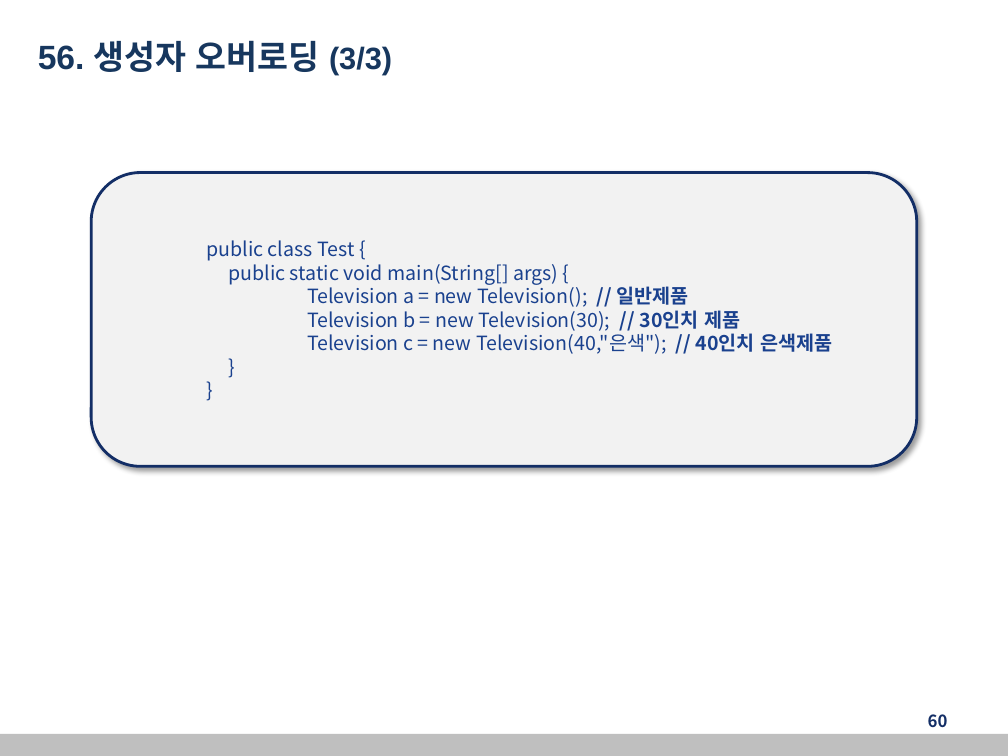
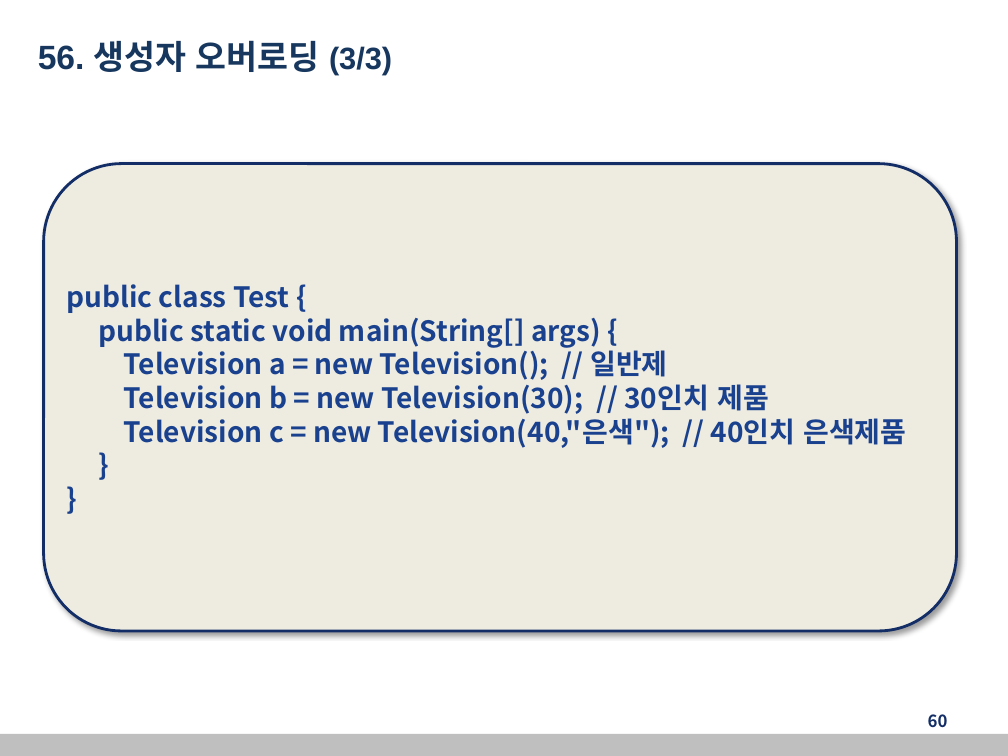
Before and after one commit to kang99king3/back-end_edu20221230, a slide deck: slide 60 of 자바교안_20221230.pptx. Drawn at 1008x756 pixels with LibreOffice and Linux fonts; fonts in the diff are those of the drawing. Boxes give left, top, right and bottom in pixels: in the first picture for what was removed or moved away, otherwise in the second. Text is boxed around its words. In the diff, an @@ line names an element or a change of style, - is before the commit and + after.

```diff
--- a/자바교안_20221230.pptx
+++ b/자바교안_20221230.pptx
@@ rounded rectangle "public class Test {": place and size @@
-rounded rectangle "public class Test {" at [92,172,917,466]
+rounded rectangle "public class Test {" at [43,163,957,631]
@@ rounded rectangle "public class Test {" at [43,163,957,631]: fill #F2F2F2 to #EEECE1 @@
@@ text in rounded rectangle at [66,284,906,448]: size 14 to 20 pt in "public class Test {", "public static void main(String[] args) {", "Television b = new Television(30); // 30인치 ...", "Television c = new Television(40,"은색"); // 40인치 ..." and 2 more places; bold on in "public class Test {", "public static void main(String[] args) {", "Television b = new Television(30);", "Television c = new Television(40,"은색");" and 2 more places @@
@@ text in rounded rectangle at [124,346,667,380]: text changed; size 14 to 20 pt; bold on @@
-Television a = new Television(); // 일반제품
+Television a = new Television(); // 일반제
```
Also in this commit, not shown: 49 other slides changed.
